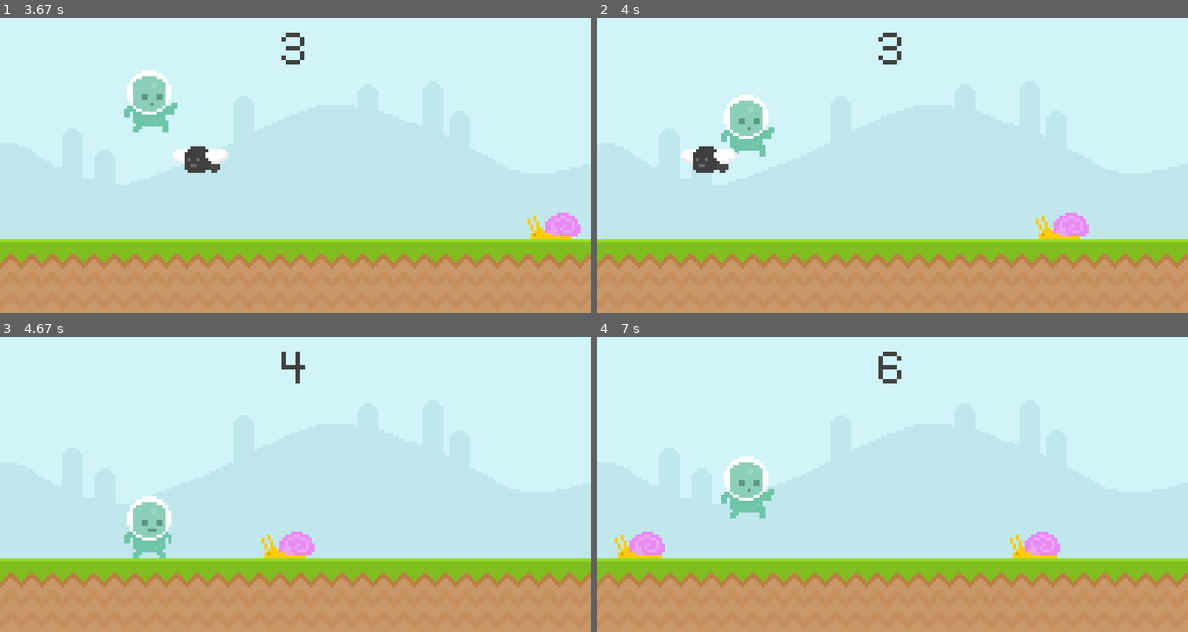
Above: before the commit, frames 1-4 (two rows, left to right).
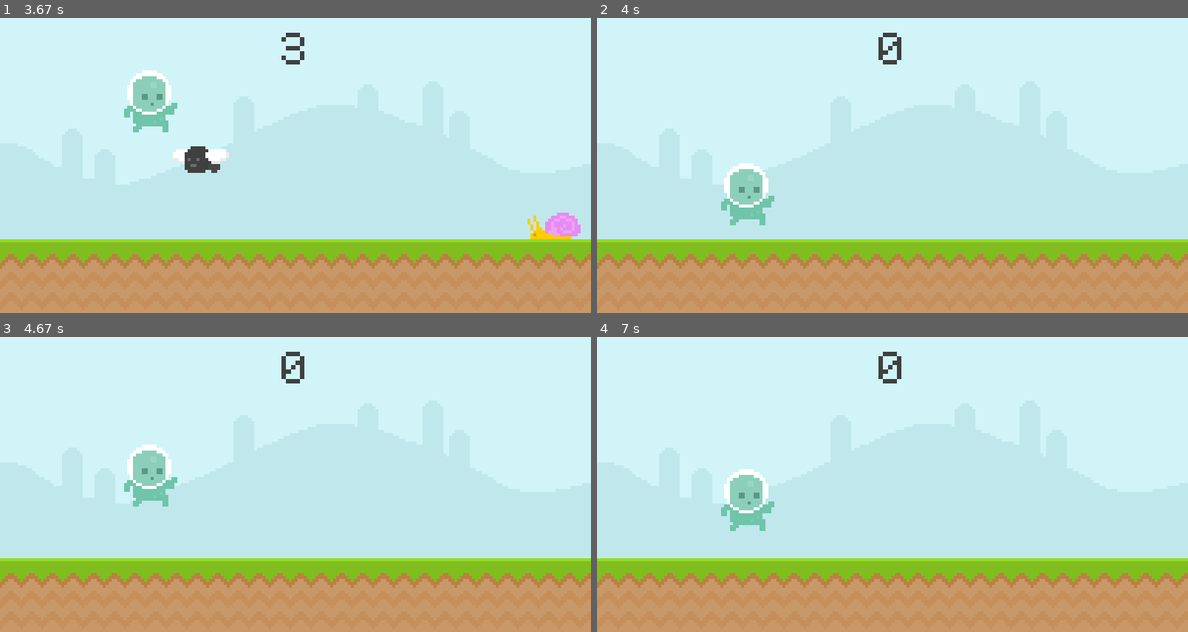
Above: after the commit, the same moments.

Repository: GameBoyYeet/CodeNation
Game: pygame game, started from pygame/tutorial/tutorial.py
Two runs of this game, one before a commit and one after it. Both use one fixed random seed, a clock stepped at 60 frames per second and the inputs below.
Inputs:
- Up to frame 1 (3.67 s): tap Space at 0.33, 3.17, 3.57 s
- Up to frame 2 (4 s): tap Space at 3.87 s
- Up to frame 3 (4.67 s): tap Space at 4.07, 4.4 s
- Up to frame 4 (7 s): tap Space at 4.7, 4.9, 5.2, 5.47, 5.8, 6.1, 6.23, 6.63, 6.93 s

Frame 1 is identical in both runs. In frame 2, 3.9% of the frame differs, in the area x 14-84%, y 8-75%; in frame 3, 3.2%; in frame 4, 2.5%.

Commit message:
Finish Pygame Tutorial

Diff:
--- a/pygame/tutorial/tutorial.py
+++ b/pygame/tutorial/tutorial.py
@@ -15,10 +15,14 @@
         self.rect = self.image.get_rect(midbottom = (200, 300))
         self.gravity = 0
 
+        self.jump_sound = pygame.mixer.Sound("audio/jump.mp3")
+        self.jump_sound.set_volume(0.1)
+
     def player_input(self):
         keys = pygame.key.get_pressed()
         if keys[pygame.K_SPACE] and self.rect.bottom >= 300:
             self.gravity = -20
+            self.jump_sound.play()
 
     def apply_gravity(self):
         self.gravity += 1
@@ -32,6 +36,7 @@
             self.player_index += 0.1
             if self.player_index >= len(self.player_walk): self.player_index = 0
             self.image = self.player_walk[int(self.player_index)]
+
 
     def update(self):
         self.player_input()
@@ -100,7 +105,10 @@
     return True
 
 def collision_sprite():
-    pygame.sprite.spritecollide(player.sprite, obstacle_group, )
+    if pygame.sprite.spritecollide(player.sprite, obstacle_group, False):
+        obstacle_group.empty()
+        return False
+    else: return True
 
 pygame.init()
 screen = pygame.display.set_mode((800, 400))
@@ -110,6 +118,8 @@
 game_active = False
 start_time = 0
 score = 0
+bg_music = pygame.mixer.Sound('audio/music.wav')
+bg_music.play(loops = -1)
 
 # Groups
 player = pygame.sprite.GroupSingle()
@@ -205,8 +215,12 @@
         obstacle_group.draw(screen)
         obstacle_group.update()
 
+        # Collision
+        game_active = collision_sprite()
+
         # Obstacle movement
         obstacle_rect_list = obstacle_movement(obstacle_rect_list)
+
     else:
         start_time = pygame.time.get_ticks()
         screen.fill((94, 129, 162))
